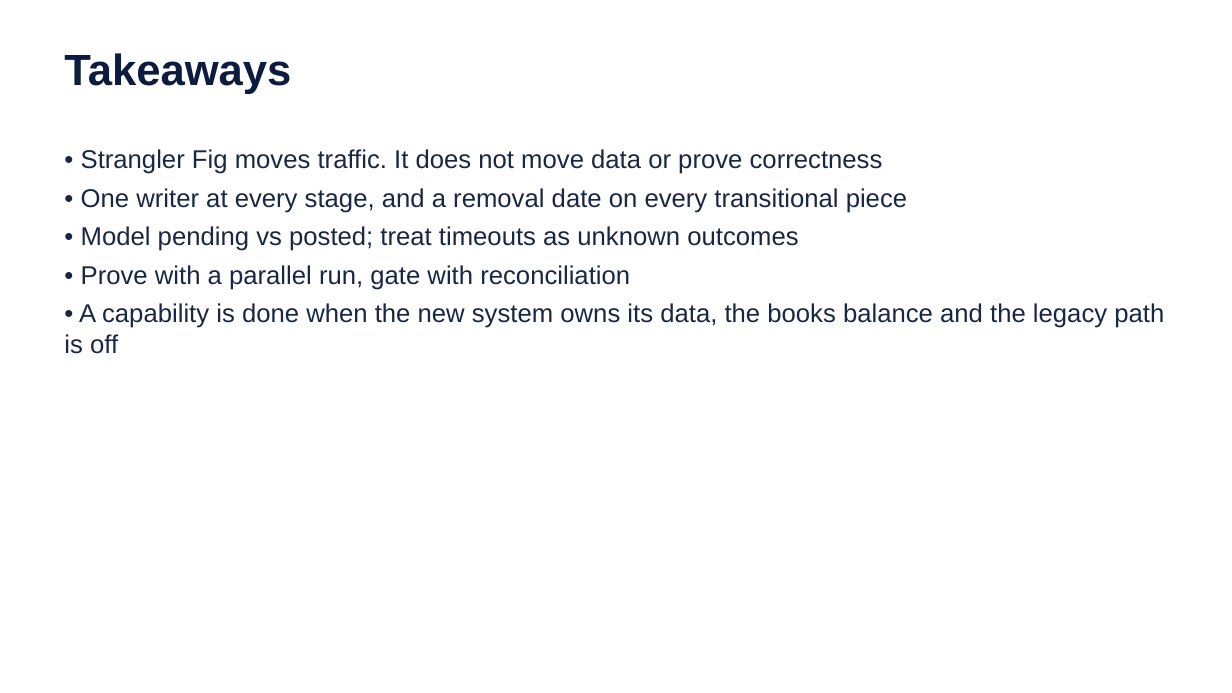
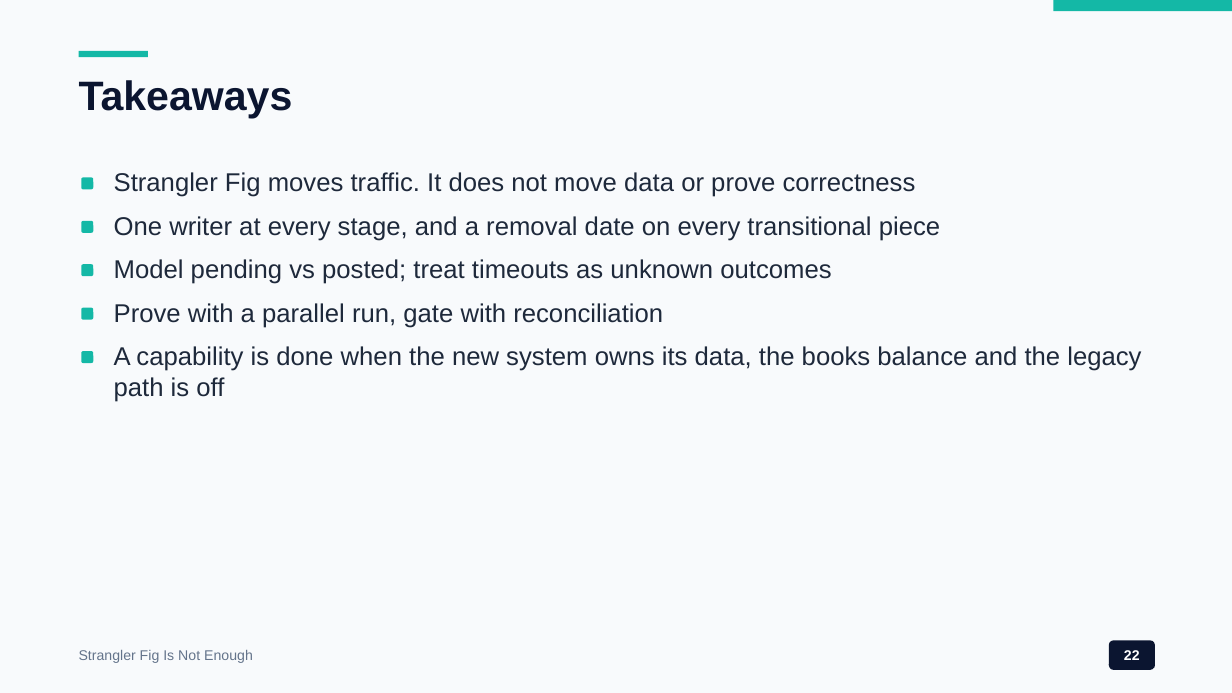
Before and after one commit to wallaceespindola/legacy-modernization-patterns, a slide deck: slide 22 of docs/presentations/legacy-modernization-patterns.pptx. Drawn at 1232x693 pixels with LibreOffice and Linux fonts; fonts in the diff are those of the drawing. Boxes give left, top, right and bottom in pixels: in the first picture for what was removed or moved away, otherwise in the second. Text is boxed around its words. In the diff, an @@ line names an element or a change of style, - is before the commit and + after.

```diff
--- a/docs/presentations/legacy-modernization-patterns.pptx
+++ b/docs/presentations/legacy-modernization-patterns.pptx
@@ background #FFFFFF to #F8FAFC @@
@@ rectangle added at (1054, 0, 1232, 11), fill #14B8A6 @@
@@ rectangle added at (79, 51, 148, 57), fill #14B8A6 @@
@@ text "Takeaways": place and size @@
-text "Takeaways" at (64, 53, 291, 94)
+text "Takeaways" at (79, 80, 293, 118)
@@ text "Takeaways" at (79, 80, 293, 118): size 34 to 32 pt, text colour #0D1B3E to #0B1530 @@
@@ rounded rectangle added at (81, 177, 93, 189), fill #14B8A6 @@
@@ text added at (114, 172, 916, 197), 20 pt, text #1E293B @@
+Strangler Fig moves traffic. It does not move data or prove correctness
@@ rounded rectangle added at (81, 221, 93, 233), fill #14B8A6 @@
@@ text added at (114, 216, 940, 241), 20 pt, text #1E293B @@
+One writer at every stage, and a removal date on every transitional piece
@@ rounded rectangle added at (81, 264, 93, 276), fill #14B8A6 @@
@@ text added at (114, 259, 831, 284), 20 pt, text #1E293B @@
+Model pending vs posted; treat timeouts as unknown outcomes
@@ rounded rectangle added at (81, 308, 93, 320), fill #14B8A6 @@
@@ text added at (114, 303, 663, 328), 20 pt, text #1E293B @@
+Prove with a parallel run, gate with reconciliation
@@ rounded rectangle added at (81, 351, 93, 363), fill #14B8A6 @@
@@ text at (114, 346, 1141, 402): text changed; text colour #1A2744 to #1E293B @@
-• Strangler Fig moves traffic. It does not move data or prove correctness
-• One writer at every stage, and a removal date on every transitional piece
-• Model pending vs posted; treat timeouts as unknown outcomes
-• Prove with a parallel run, gate with reconciliation
-• A capability is done when the new system owns its data, the books balance and the legacy path is off
+A capability is done when the new system owns its data, the books balance and the legacy path is off
@@ text added at (79, 650, 253, 663), 11 pt, text #64748B @@
+Strangler Fig Is Not Enough
@@ rounded rectangle added at (1109, 640, 1155, 670), fill #0B1530, 11 pt, text #FFFFFF, bold @@
+22
```
Also in this commit, not shown: 22 other slides changed, 19 other files.
